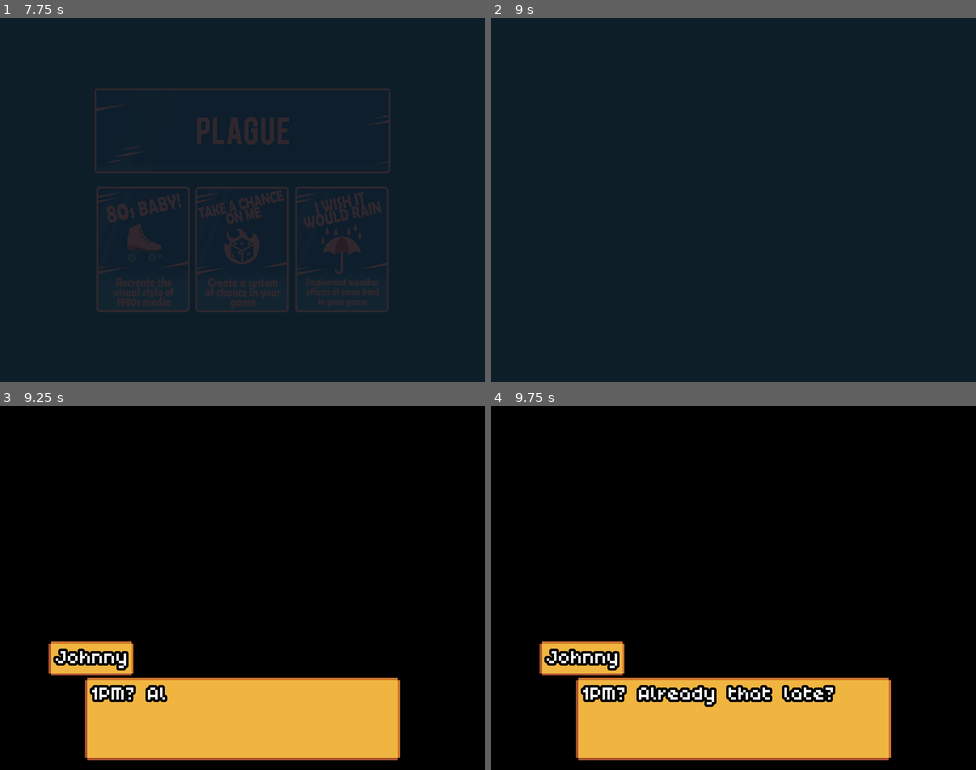
Above: before the commit, frames 1-4 (two rows, left to right).
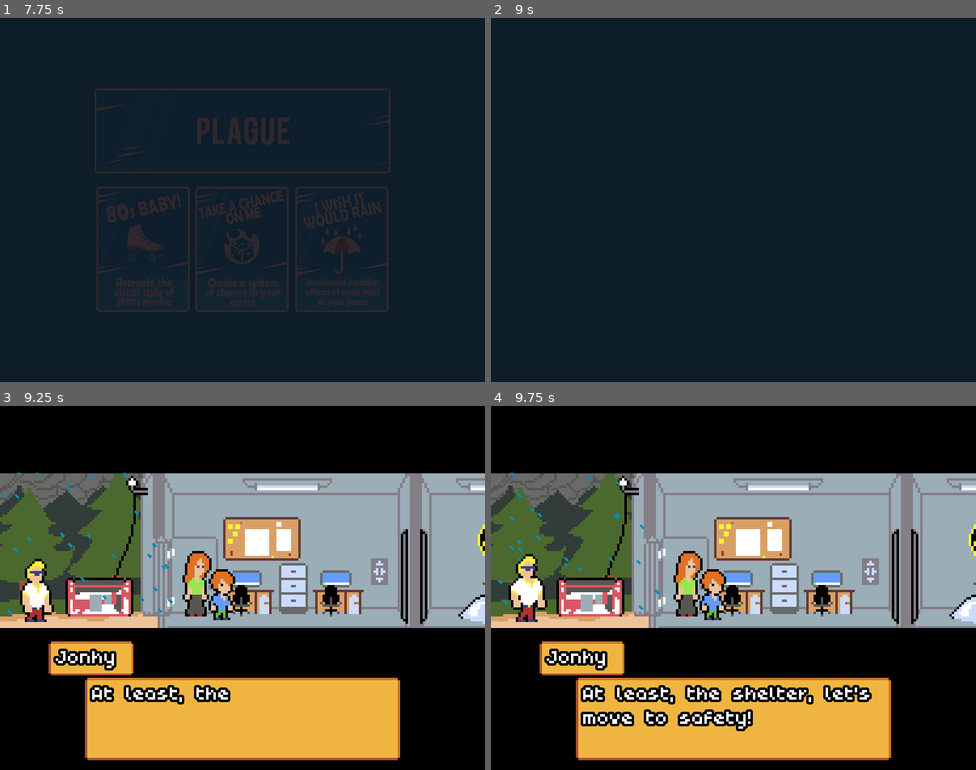
Above: after the commit, the same moments.

Repository: T4g1/gd-wildjam18
Game: Godot game, scene res://sources/menu/Splash.tscn
The game is run twice, just before and just after one commit, with the same random seed, the same clock (stepped at 60 frames per second) and the same inputs. The engine's default icon, where the game draws it, is replaced by a stand-in: a white triangle on a blue panel in a dark square. Sound files missing from this copy of the repository are replaced by a short silence.
Inputs (mouse positions are in pixels of both pictures, inside the frame that each line leads up to):
- Up to frame 1 (7.75 s): tap Enter (ui_accept) at 0.5, 0.77, 1.52, 3.02, 3.5, 3.77, 4.25, 4.52, 5, 6.02, 6.5, 6.77, 7.52 s; move the mouse to (349, 181) at 0.52 s; hold E (interact) 0.53-1.28 s; hold Right (ui_right) 0.53-2.03 s; move the mouse to (145, 218) at 1.27 s; tap E (interact) every 1.5 s from 1.35 to 7.35 s; move the mouse to (291, 119) at 2.02 s; hold Left (ui_left) 2.03-2.78 s; hold E (interact) 2.03-2.78 s; move the mouse to (218, 272) at 2.77 s; hold Right (ui_right) 2.78-4.28 s; move the mouse to (388, 254) at 3.52 s; hold E (interact) 3.53-4.28 s; move the mouse to (97, 145) at 4.27 s; hold Left (ui_left) 4.28-5.03 s; move the mouse to (266, 200) at 5.02 s; hold Right (ui_right) 5.03-5.78 s; hold E (interact) 5.03-5.78 s; move the mouse to (169, 109) at 5.77 s; hold Left (ui_left) 5.78-7.28 s; move the mouse to (349, 181) at 6.52 s; hold E (interact) 6.53-7.28 s; move the mouse to (145, 218) at 7.27 s; hold Right (ui_right) from 7.28 s (still down)
- Up to frame 2 (9 s): keep holding Right (ui_right); move the mouse to (782, 119) at 8.02 s; hold E (interact) 8.03-8.78 s; tap Enter (ui_accept) at 8.75 s; move the mouse to (709, 272) at 8.77 s; tap E (interact) at 8.85 s
- Up to frame 3 (9.25 s): keep holding Right (ui_right); tap Enter (ui_accept) at 9.02 s
- Up to frame 4 (9.75 s): move the mouse to (879, 642) at 9.52 s; release Right (ui_right) at 9.53 s; hold Left (ui_left) from 9.53 s (still down); hold E (interact) from 9.53 s (still down)

Frames 1-2 are identical in both runs. In frame 3, 42% of the frame differs, in the area x 0-100%, y 18-82%; in frame 4, 44%, in the area x 0-100%, y 18-90%.

Commit message:
[add] Rain

Diff:
--- /dev/null
+++ b/entities/Rain.tscn
@@ -0,0 +1,27 @@
+[gd_scene load_steps=3 format=2]
+
+[ext_resource path="res://assets/images/rain.png" type="Texture" id=1]
+
+[sub_resource type="ParticlesMaterial" id=1]
+emission_shape = 2
+emission_box_extents = Vector3( 50, 1, 1 )
+flag_disable_z = true
+direction = Vector3( 1, 2, 0 )
+spread = 0.0
+gravity = Vector3( 5, 98, 0 )
+initial_velocity = 98.0
+initial_velocity_random = 0.5
+orbit_velocity = 0.0
+orbit_velocity_random = 0.0
+angle = 45.0
+color = Color( 0.0352941, 0.764706, 0.988235, 1 )
+
+[node name="Rain" type="Node2D"]
+
+[node name="Particles2D" type="Particles2D" parent="."]
+amount = 50
+lifetime = 0.8
+preprocess = 5.0
+speed_scale = 2.0
+process_material = SubResource( 1 )
+texture = ExtResource( 1 )
--- a/levels/LevelShelter.tscn
+++ b/levels/LevelShelter.tscn
@@ -16,6 +16,8 @@
 [ext_resource path="res://entities/Wife.tscn" type="PackedScene" id=14]
 [ext_resource path="res://entities/Son.tscn" type="PackedScene" id=15]
 [ext_resource path="res://assets/images/lights/light_shadow_light.png" type="Texture" id=16]
+[ext_resource path="res://entities/Rain.tscn" type="PackedScene" id=17]
+[ext_resource path="res://assets/images/rain.png" type="Texture" id=18]
 
 [sub_resource type="RectangleShape2D" id=1]
 extents = Vector2( 162.088, 4.82501 )
@@ -23,16 +25,16 @@
 [sub_resource type="RectangleShape2D" id=2]
 extents = Vector2( 167.343, 5.24313 )
 
+[sub_resource type="RectangleShape2D" id=3]
+extents = Vector2( 7.15265, 66.2263 )
+
 [sub_resource type="RectangleShape2D" id=4]
-extents = Vector2( 7.15265, 66.2263 )
+extents = Vector2( 3.07835, 17.3689 )
 
 [sub_resource type="RectangleShape2D" id=5]
-extents = Vector2( 3.07835, 17.3689 )
+extents = Vector2( 2.2551, 11.8016 )
 
 [sub_resource type="RectangleShape2D" id=6]
-extents = Vector2( 2.2551, 11.8016 )
-
-[sub_resource type="RectangleShape2D" id=3]
 extents = Vector2( 7.54988, 90.8536 )
 
 [sub_resource type="Animation" id=7]
@@ -79,26 +81,47 @@
 position = Vector2( 57.3706, -8.04344 )
 z_index = 1
 
-[node name="SteelDoor" parent="." index="2" instance=ExtResource( 6 )]
+[node name="Camera2D" parent="Player" index="6"]
+limit_left = 42
+limit_right = 280
+
+[node name="Rain" parent="." index="2" instance=ExtResource( 17 )]
+position = Vector2( 43.9076, -66.5783 )
+
+[node name="Occluder" type="Sprite" parent="." index="3"]
+modulate = Color( 0, 0, 0, 1 )
+position = Vector2( 4.38558, 8.5518 )
+scale = Vector2( 347.187, 45.4851 )
+texture = ExtResource( 18 )
+centered = false
+
+[node name="Occluder2" type="Sprite" parent="." index="4"]
+modulate = Color( 0, 0, 0, 1 )
+position = Vector2( -7.87478, -146.437 )
+scale = Vector2( 347.187, 45.4851 )
+texture = ExtResource( 18 )
+centered = false
+
+[node name="SteelDoor" parent="." index="5" instance=ExtResource( 6 )]
 position = Vector2( 213.588, -11.3 )
 
-[node name="Generator" parent="." index="3" instance=ExtResource( 7 )]
+[node name="Generator" parent="." index="6" instance=ExtResource( 7 )]
 position = Vector2( 82.7307, -6.5257 )
 interactable = false
 
-[node name="Keypad" parent="." index="4" instance=ExtResource( 5 )]
+[node name="Keypad" parent="." index="7" instance=ExtResource( 5 )]
 position = Vector2( 198.838, -15.1511 )
 interactable = false
 
-[node name="Board" parent="." index="5" instance=ExtResource( 4 )]
+[node name="Board" parent="." index="8" instance=ExtResource( 4 )]
 position = Vector2( 150.292, -29.413 )
 interactable = false
 
-[node name="Wife" parent="." index="6" instance=ExtResource( 14 )]
+[node name="Wife" parent="." index="9" instance=ExtResource( 14 )]
 position = Vector2( 123.219, -9.34365 )
 interactable = false
 
-[node name="Son" parent="." index="7" instance=ExtResource( 15 )]
+[node name="Son" parent="." index="10" instance=ExtResource( 15 )]
 position = Vector2( 132.878, -12.3361 )
 scale = Vector2( -1, 1 )
 interactable = false
@@ -151,7 +174,8 @@
 who = "Jonhy"
 thinking = true
 
-[node name="Limits" parent="." index="9"]
+[node name="Limits" parent="." index="12"]
+visible = false
 collision_layer = 0
 collision_mask = 1
 
@@ -165,28 +189,28 @@
 
 [node name="Right" type="CollisionShape2D" parent="Limits" index="2"]
 position = Vector2( 286.352, -19.6289 )
-shape = SubResource( 4 )
+shape = SubResource( 3 )
 
 [node name="BeamLeft" type="CollisionShape2D" parent="Limits" index="3"]
 position = Vector2( 107.384, -45.5898 )
-shape = SubResource( 5 )
+shape = SubResource( 4 )
 
 [node name="BeamRight" type="CollisionShape2D" parent="Limits" index="4"]
 position = Vector2( 213.63, -48.0826 )
-shape = SubResource( 6 )
+shape = SubResource( 5 )
 
 [node name="Left" type="CollisionShape2D" parent="Limits" index="5"]
 position = Vector2( 38.5933, -16.8954 )
-shape = SubResource( 3 )
-
-[node name="Theme" parent="." index="10"]
+shape = SubResource( 6 )
+
+[node name="Theme" parent="." index="13"]
 intro = ExtResource( 10 )
 loop = ExtResource( 11 )
 
-[node name="AnimationPlayer" type="AnimationPlayer" parent="." index="11"]
+[node name="AnimationPlayer" type="AnimationPlayer" parent="." index="14"]
 anims/door_openned = SubResource( 7 )
 
-[node name="Lights" type="Node2D" parent="." index="12"]
+[node name="Lights" type="Node2D" parent="." index="15"]
 
 [node name="Outside" type="Light2D" parent="Lights" index="0"]
 position = Vector2( 90.9422, -50.188 )
--- a/sources/game/Game.tscn
+++ b/sources/game/Game.tscn
@@ -13,6 +13,7 @@
 ]]
 script = ExtResource( 1 )
 levels = [ ExtResource( 2 ), ExtResource( 4 ), ExtResource( 3 ), ExtResource( 5 ), ExtResource( 6 ) ]
+level_id = 3
 
 [node name="UI" type="CanvasLayer" parent="."]
 layer = 6
--- a/sources/menu/TitleScreen.tscn
+++ b/sources/menu/TitleScreen.tscn
@@ -128,7 +128,6 @@
 position = Vector2( 173.83, 105.79 )
 frames = ExtResource( 9 )
 animation = "idle"
-frame = 1
 playing = true
 flip_h = true
 [connection signal="pressed" from="UI/Control/VBoxContainer/PlayButton" to="." method="_on_play_pressed"]
Binary file added: assets/images/rain.png
Not shown, added: assets/images/rain.png.import
Not shown: 1 places in levels/LevelShelter.tscn that only renumber resources
